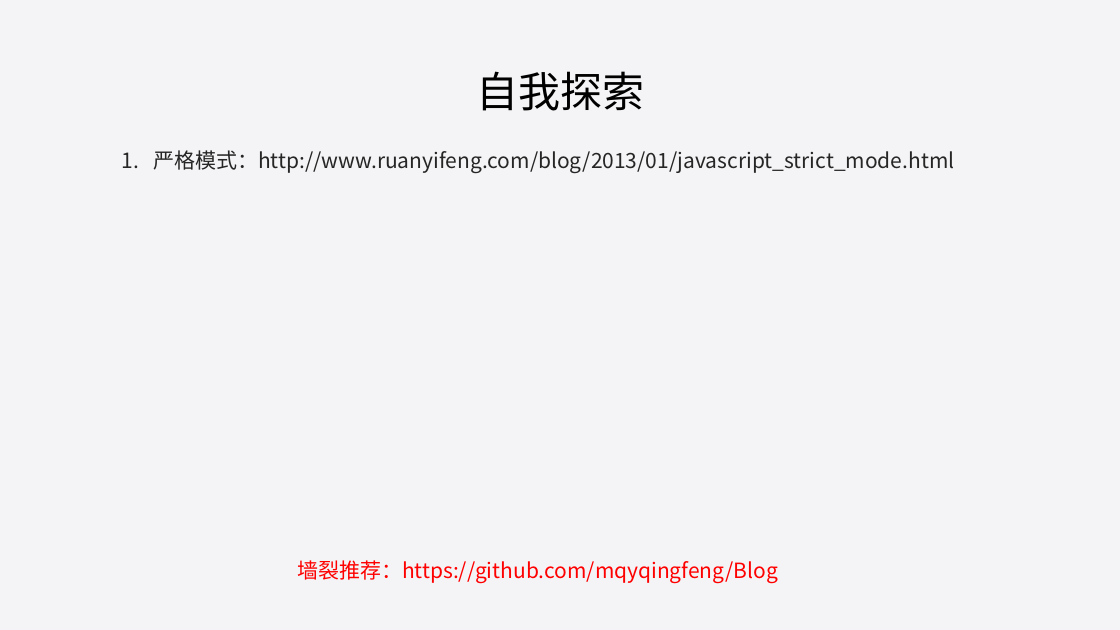
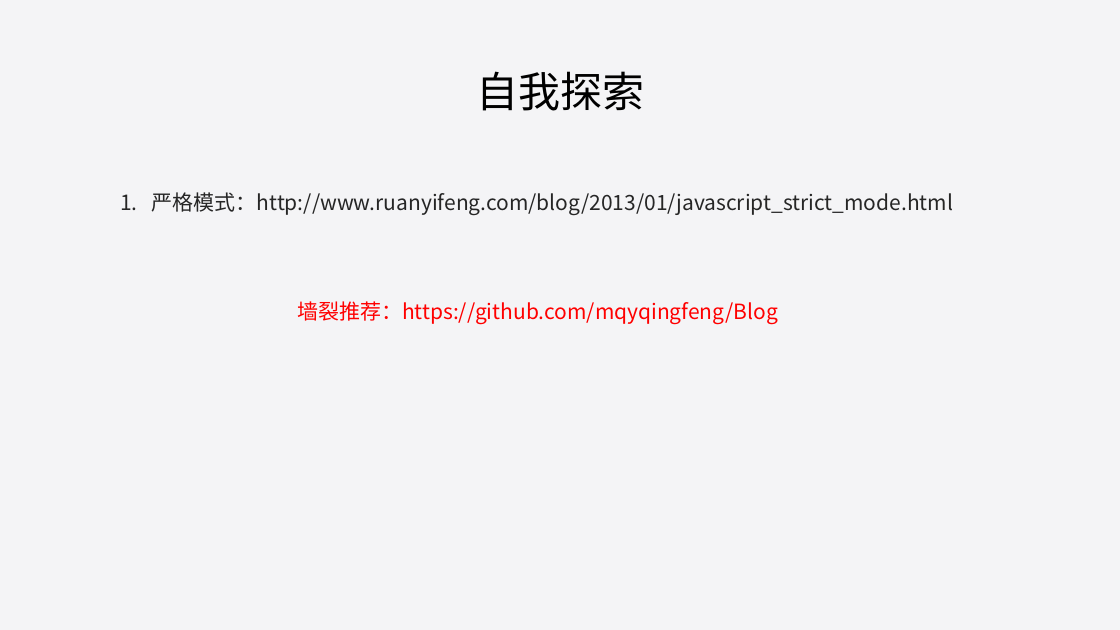
Before and after one commit to liuweiGL/share, a slide deck: slide 39 of ppt/JavaScript基础一.pptx (slide 36 before the commit). Drawn at 1120x630 pixels with LibreOffice and Linux fonts; fonts in the diff are those of the drawing. Boxes give left, top, right and bottom in pixels: in the first picture for what was removed or moved away, otherwise in the second. Text is boxed around its words. In the diff, an @@ line names an element or a change of style, - is before the commit and + after.

```diff
--- a/ppt/JavaScript基础一.pptx
+++ b/ppt/JavaScript基础一.pptx
@@ text "严格模式：http://www.ruanyifeng.com/blog/2013/01/javascript_stric ...": place and size @@
-text "严格模式：http://www.ruanyifeng.com/blog/2013/01/javascript_stric ..." at bbox=[153, 150, 954, 173]
+text "严格模式：http://www.ruanyifeng.com/blog/2013/01/javascript_stric ..." at bbox=[152, 192, 953, 215]
@@ text "墙裂推荐：https://github.com/mqyqingfeng/Blog": place and size @@
-text "墙裂推荐：https://github.com/mqyqingfeng/Blog" at bbox=[297, 560, 778, 583]
+text "墙裂推荐：https://github.com/mqyqingfeng/Blog" at bbox=[297, 301, 778, 324]
```
Also in this commit, not shown: 2 other slides changed, 4 slides added, 1 slide removed, 1 other file.
